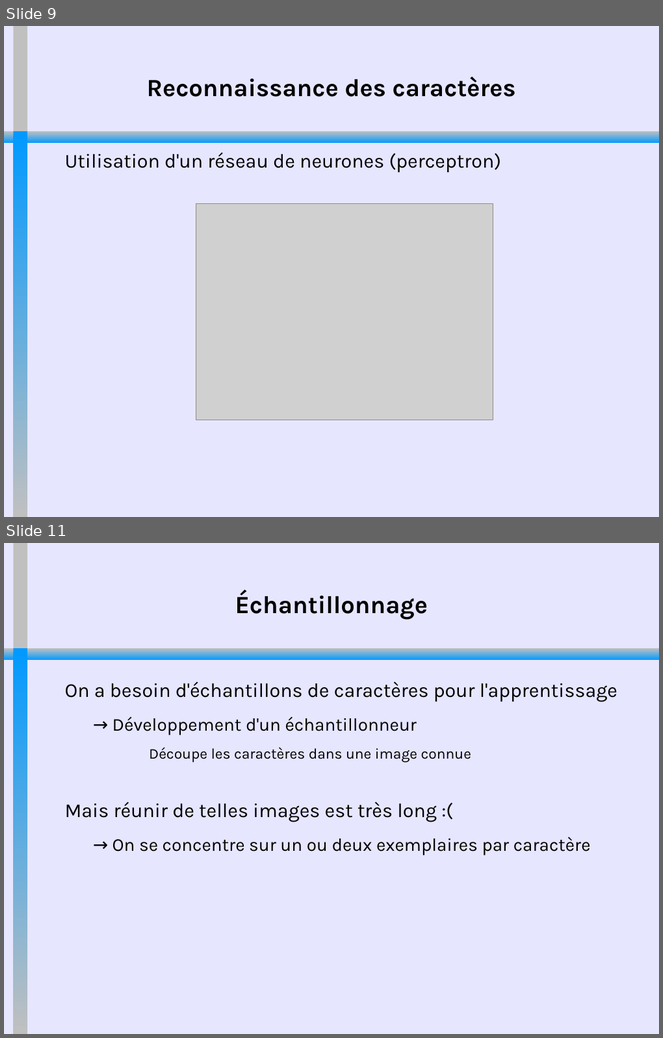
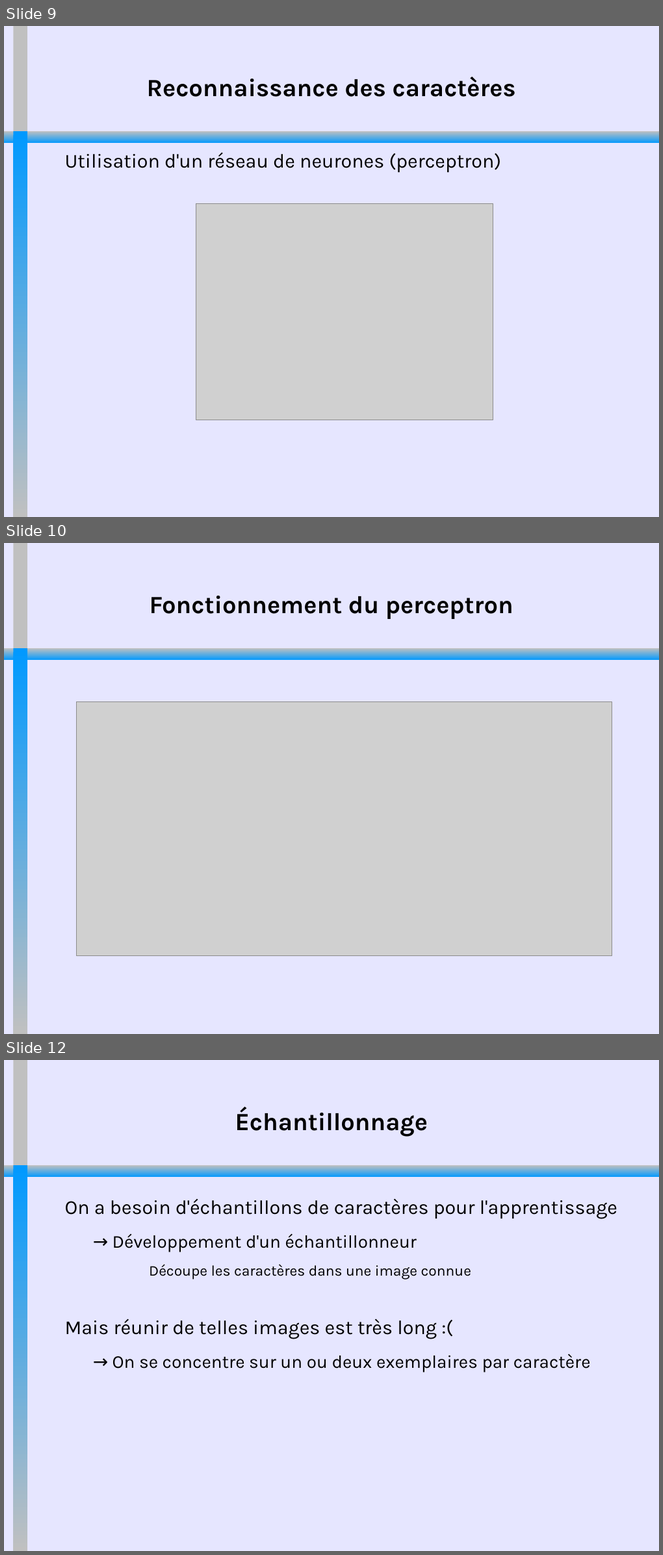
Before and after one commit to MehdiBksr/GeneTeX, a slide deck: documentation/SoutenanceGeneTeX.odp. Shown one above the other, each under a label of ours: slides 9 and 11 before the commit, slides 9, 10 and 12 after it; the slides between them are not shown. The pictures are 663x1038 and 663x1555 pixels, drawn with LibreOffice and Linux fonts; fonts in the diff are those of the drawing; grey boxes stand for pictures. Boxes give left, top, right and bottom in pixels: in the first picture for what was removed or moved away, otherwise in the second. Text is boxed around its words. In the diff, an @@ line names an element or a change of style, - is before the commit and + after.

```diff
--- a/documentation/SoutenanceGeneTeX.odp
+++ b/documentation/SoutenanceGeneTeX.odp
@@ slide 10 added at (4,543,659,1034), background #E6E6FF; not listed: 3 template elements that a slide beside it also shows @@
@@ title added at (150,596,514,619), 30 pt, text #000000, bold @@
+Fonctionnement du perceptron
@@ picture added at (77,702,612,956) @@
@@ what was slide 11 is now slide 12 @@
```
Also in this commit, not shown: 3 slides changed, 1 slide removed.
